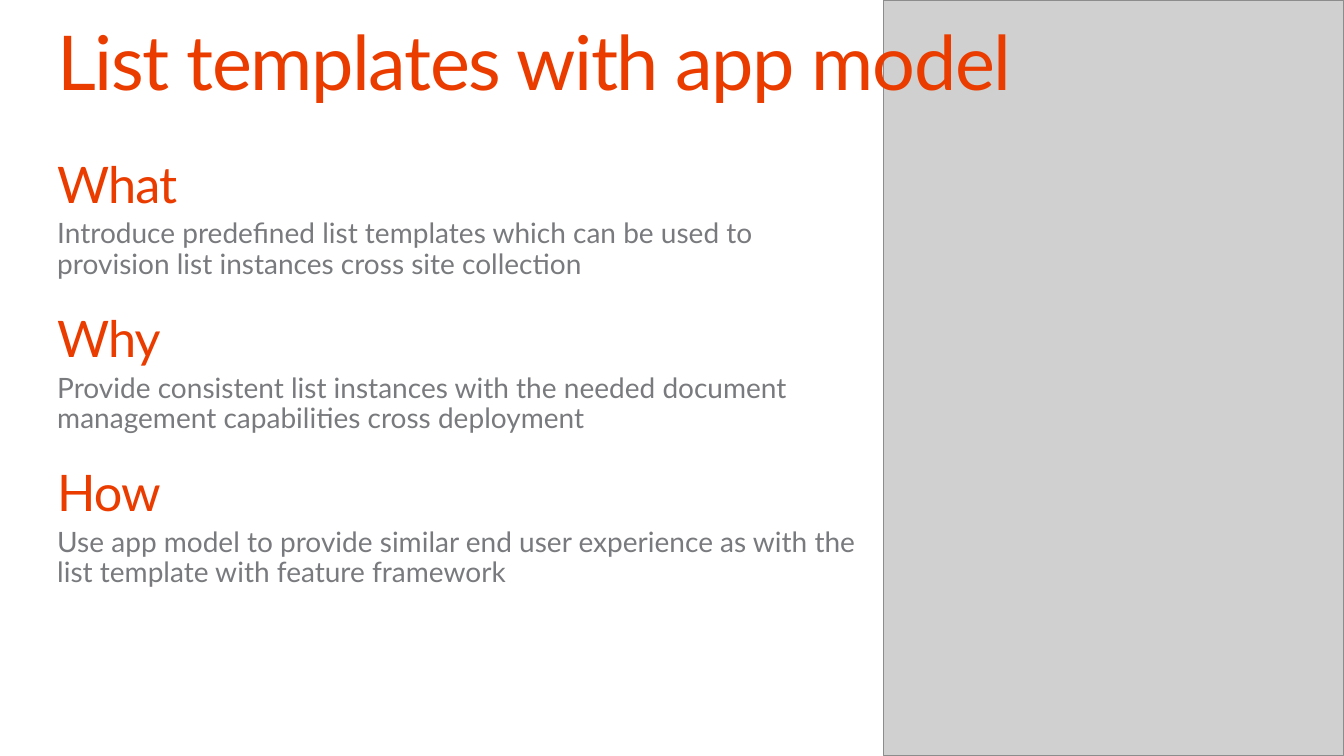
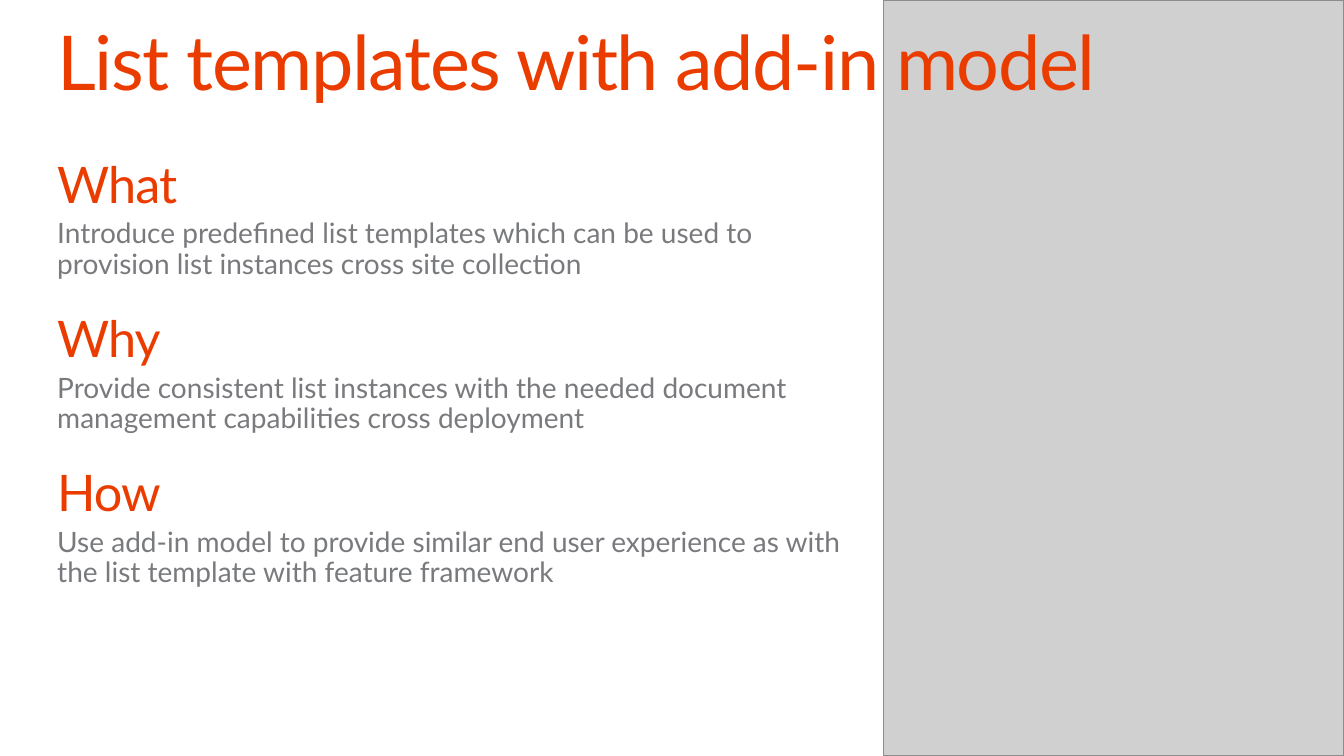
Before and after one commit to OfficeDev/TrainingContent, a slide deck: slide 15 of O3658/08 Using Enterprise Content Management Capabilities with app model/8_ECM.pptx. Drawn at 1344x756 pixels with LibreOffice and Linux fonts; fonts in the diff are those of the drawing; grey boxes stand for pictures; background and template pictures are left out. Boxes give left, top, right and bottom in pixels: in the first picture for what was removed or moved away, otherwise in the second. Text is boxed around its words. In the diff, an @@ line names an element or a change of style, - is before the commit and + after.

```diff
--- a/O3658/08 Using Enterprise Content Management Capabilities with app model/8_ECM.pptx
+++ b/O3658/08 Using Enterprise Content Management Capabilities with app model/8_ECM.pptx
@@ title at [57,34,1096,103]: text changed @@
-List templates with app model
+List templates with add-in model
@@ text at [57,531,840,587]: text changed @@
-  Use app model to provide similar end user experience as with the list template with feature framework
+  Use add-in model to provide similar end user experience as with the list template with feature framework
```
Also in this commit, not shown: 11 other slides changed, 1 slide added, 1 slide removed, 6 other files.
